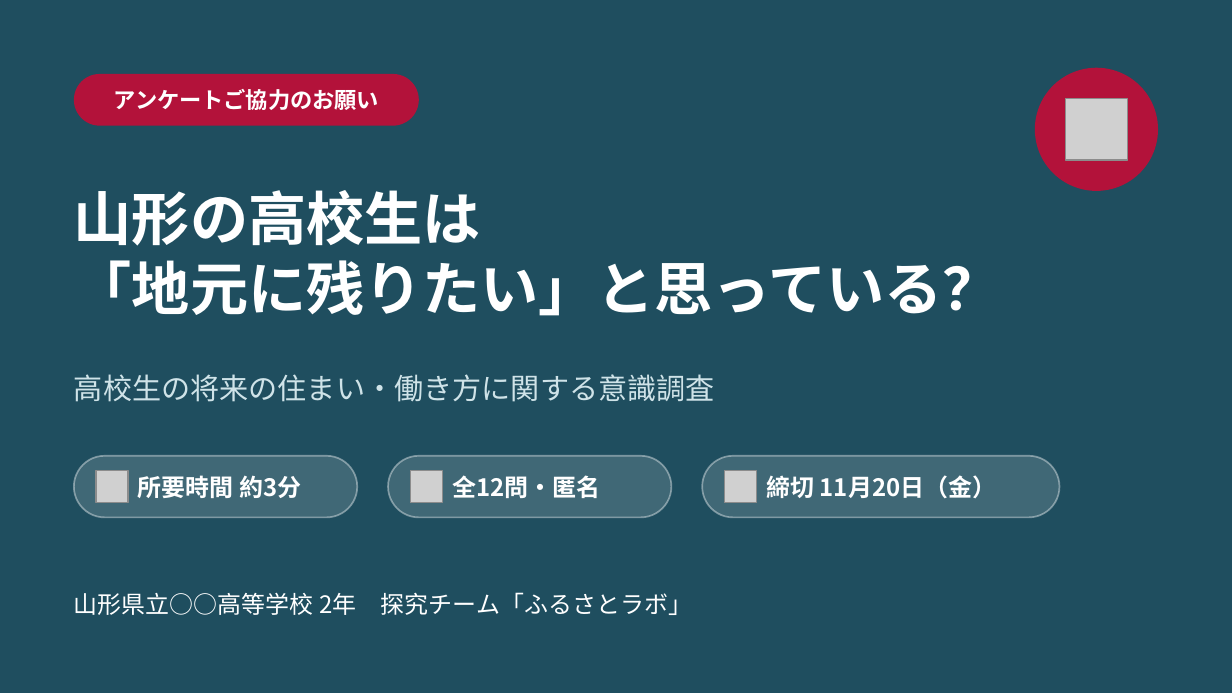
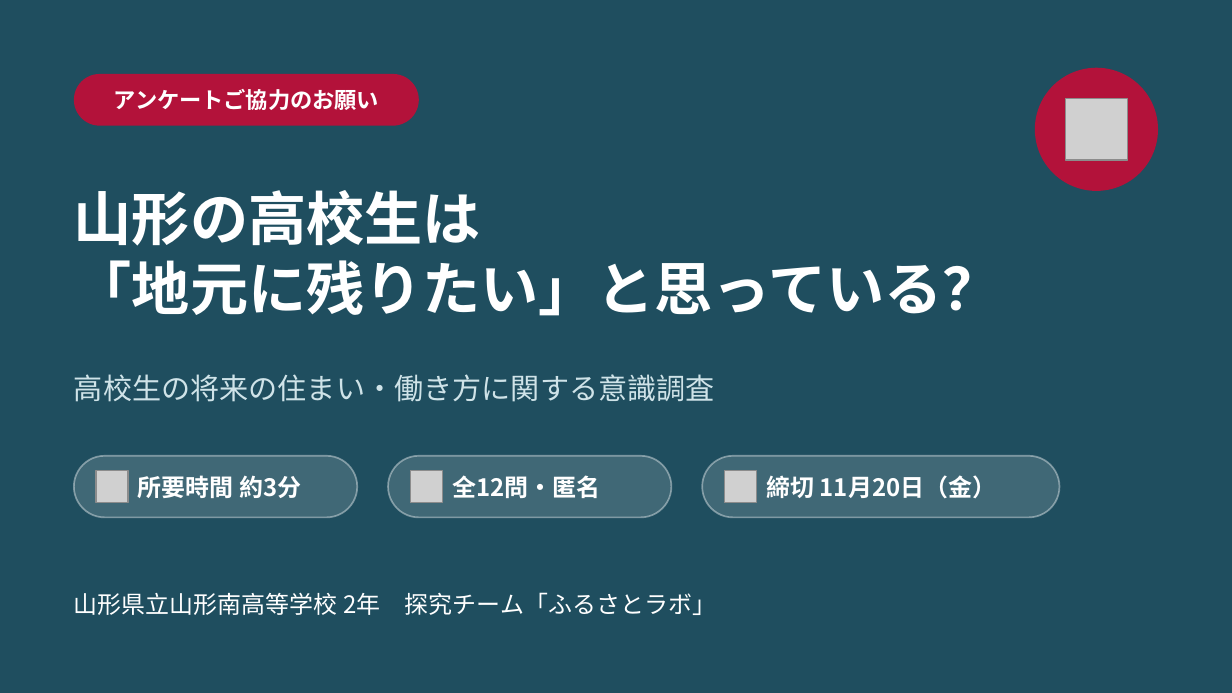
Before and after one commit to daharakazu-glitch/Gemini-Apps, a slide deck: slide 1 of tankyu/探究_アンケート依頼スライド_サンプル.pptx. Drawn at 1232x693 pixels with LibreOffice and Linux fonts; fonts in the diff are those of the drawing; grey boxes stand for pictures. Boxes give left, top, right and bottom in pixels: in the first picture for what was removed or moved away, otherwise in the second. Text is boxed around its words. In the diff, an @@ line names an element or a change of style, - is before the commit and + after.

```diff
--- a/tankyu/探究_アンケート依頼スライド_サンプル.pptx
+++ b/tankyu/探究_アンケート依頼スライド_サンプル.pptx
@@ text at (74,592,716,615): text changed @@
-山形県立○○高等学校 2年 探究チーム「ふるさとラボ」
+山形県立山形南高等学校 2年 探究チーム「ふるさとラボ」
```
Also in this commit, not shown: 2 other slides changed, 1 other file.
